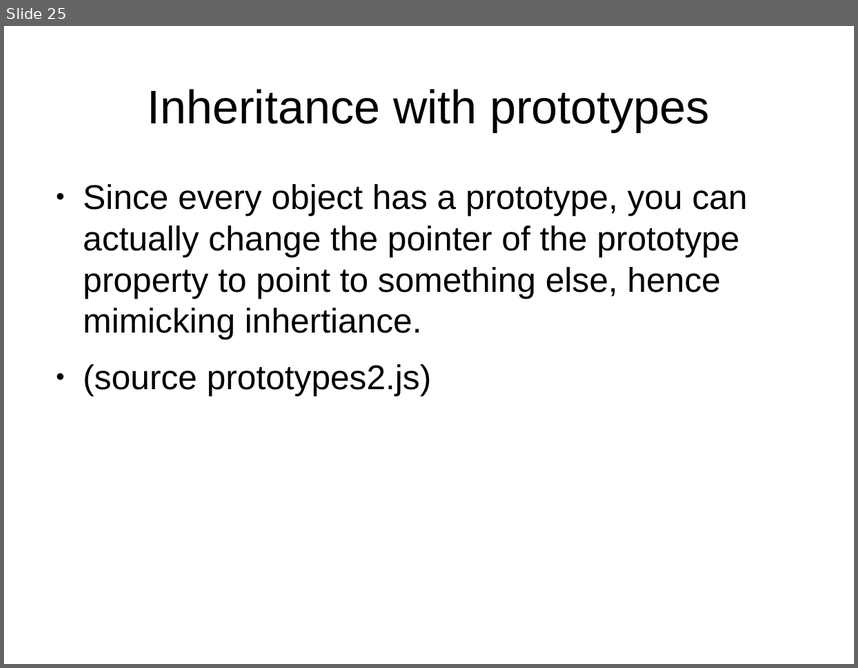
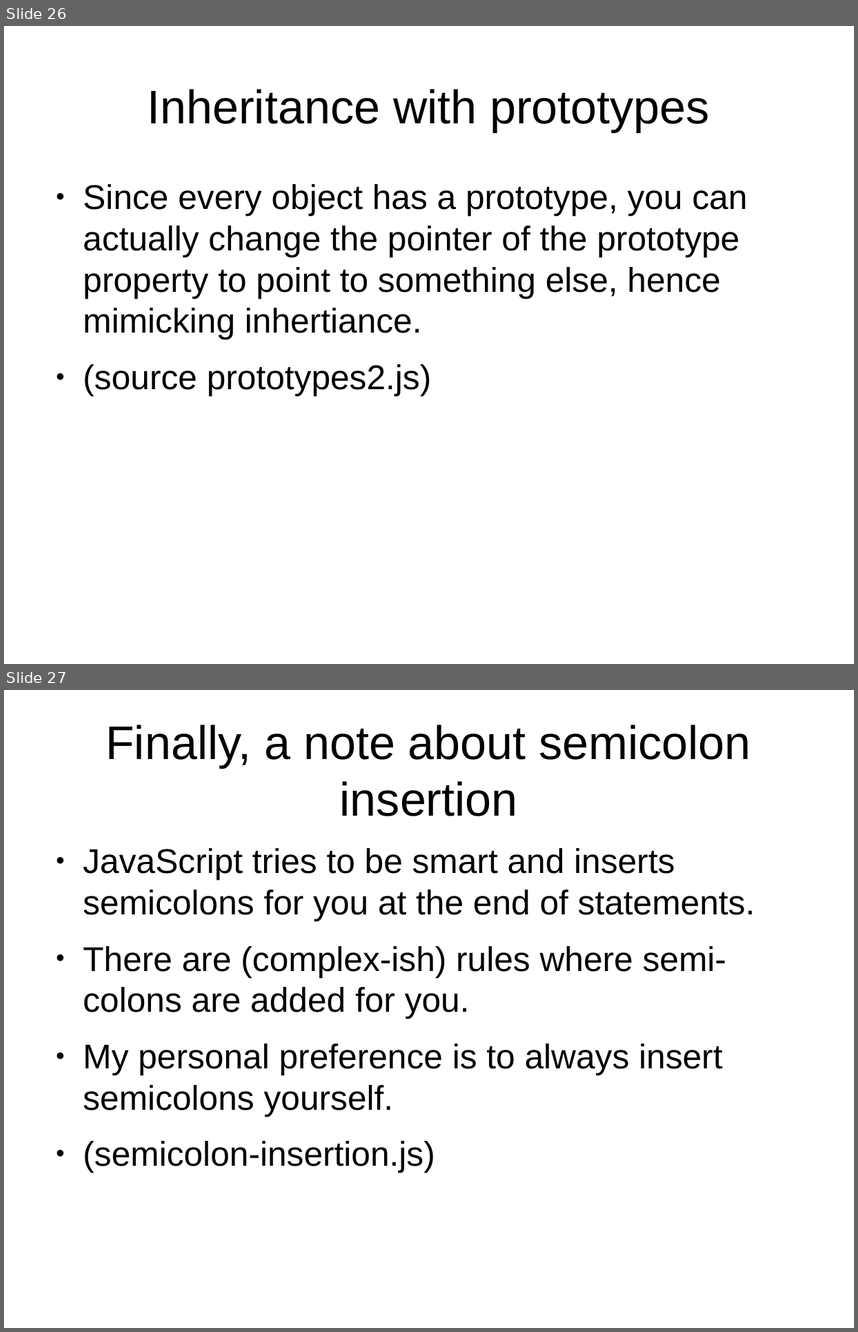
Before and after one commit to tomafc330/presentations, a slide deck: advanced-javascript/presentation.odp. Shown one above the other, each under a label of ours: slide 25 before the commit, slides 26 and 27 after it. The pictures are 858x668 and 858x1332 pixels, drawn with LibreOffice and Linux fonts; fonts in the diff are those of the drawing. Boxes give left, top, right and bottom in pixels: in the first picture for what was removed or moved away, otherwise in the second. Text is boxed around its words. In the diff, an @@ line names an element or a change of style, - is before the commit and + after.

```diff
--- a/advanced-javascript/presentation.odp
+++ b/advanced-javascript/presentation.odp
@@ slide 27 added at [4, 690, 854, 1328], background #FFFFFF @@
@@ title added at [105, 724, 751, 816], 44 pt, text #000000 @@
+Finally, a note about semicolon insertion
@@ text added at [83, 848, 755, 1172], 32 pt, text #000000 @@
+● JavaScript tries to be smart and inserts semicolons for you at the end of statements.
+● There are (complex-ish) rules where semi-colons are added for you.
+● My personal preference is to always insert semicolons yourself.
+● (semicolon-insertion.js)
@@ what was slide 25 is now slide 26 @@
```
Also in this commit, not shown: 5 slides changed, 1 other slide added, 7 other files.
